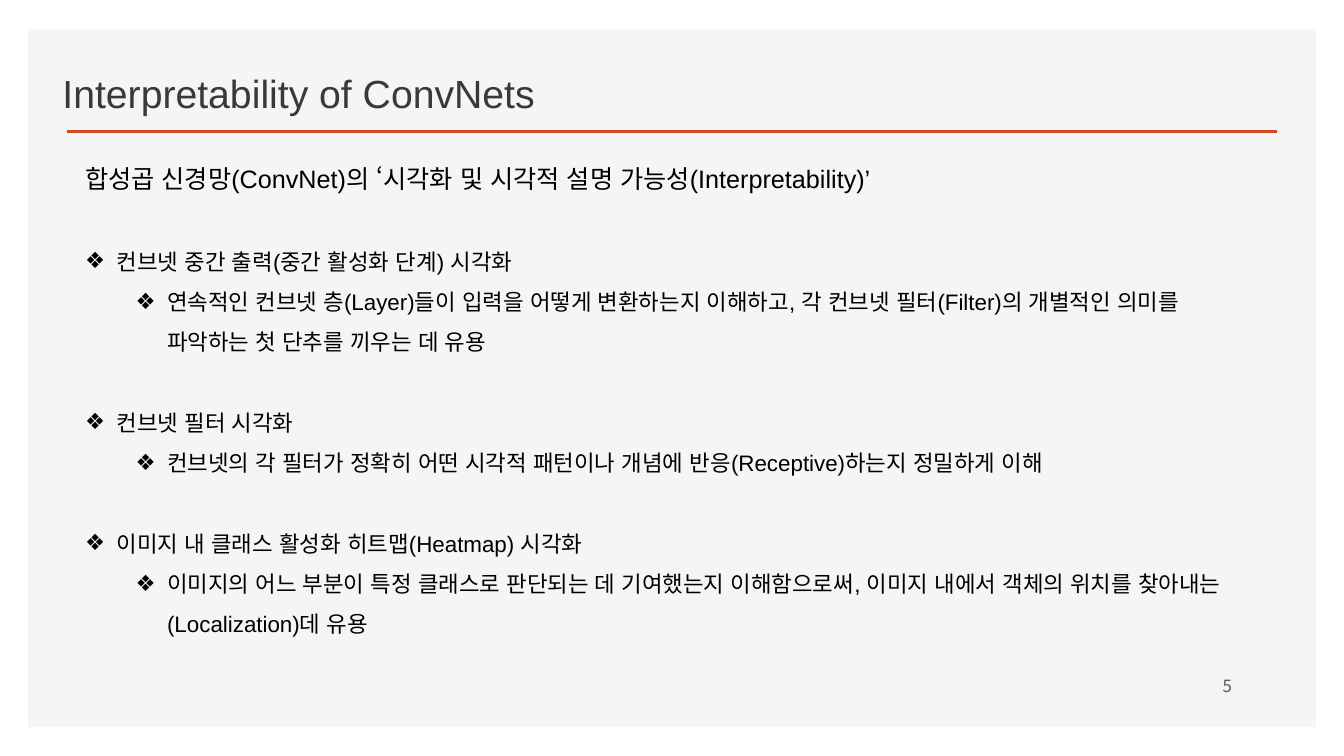
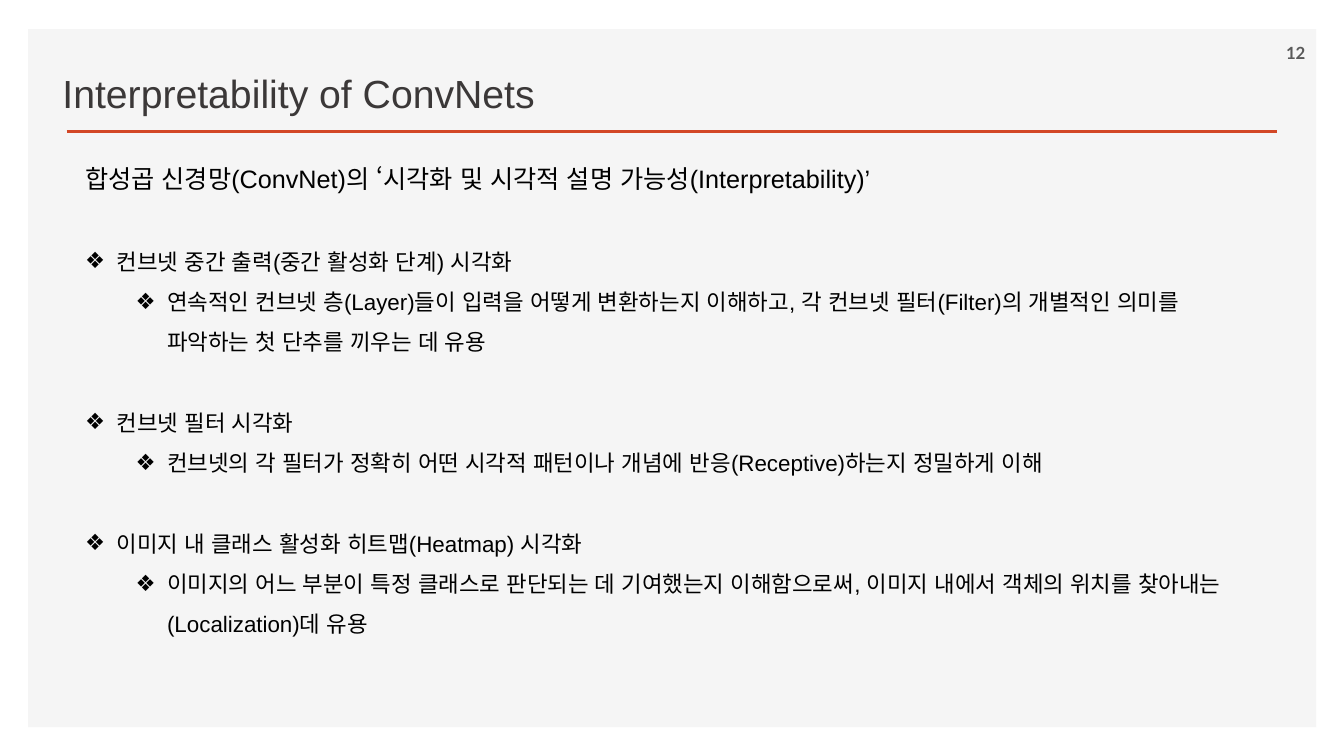
Before and after one commit to ancestor9/2026_Fall_Deep-Learning-with-Python, a slide deck: slide 12 of Chapter 10 Interpreting what ConvNets learn.pptx (slide 5 before the commit). Drawn at 1344x756 pixels with LibreOffice and Linux fonts; fonts in the diff are those of the drawing; background and template pictures are left out. Boxes give left, top, right and bottom in pixels: in the first picture for what was removed or moved away, otherwise in the second. Text is boxed around its words. In the diff, an @@ line names an element or a change of style, - is before the commit and + after.

```diff
--- a/Chapter 10 Interpreting what ConvNets learn.pptx
+++ b/Chapter 10 Interpreting what ConvNets learn.pptx
@@ page number added at (1286, 47, 1305, 59), 12 pt, text #595959, bold @@
+12
@@ page number removed at (1223, 679, 1232, 692) @@
-5
```
Also in this commit, not shown: 6 other slides changed, 6 slides added.
